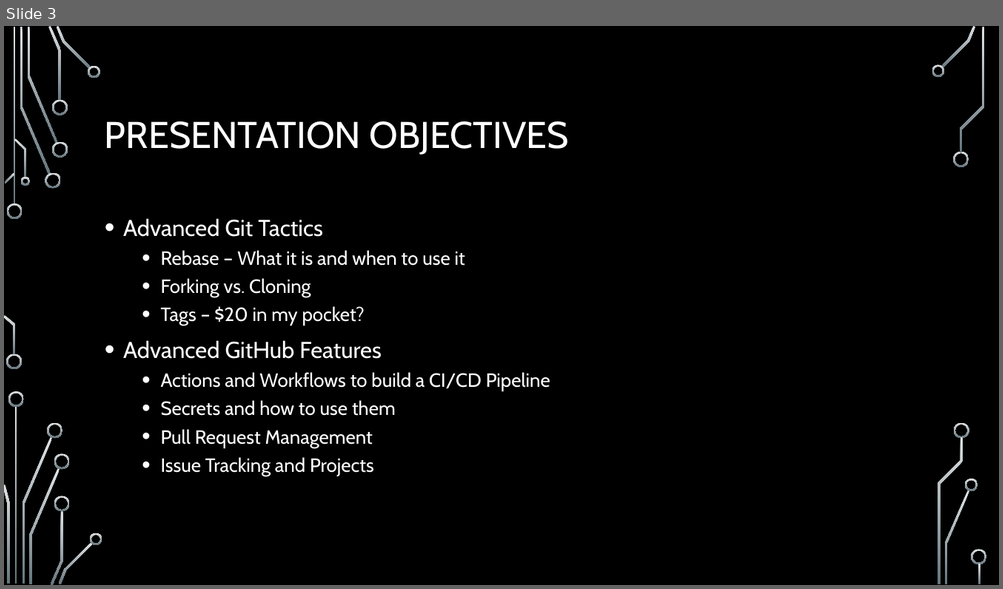
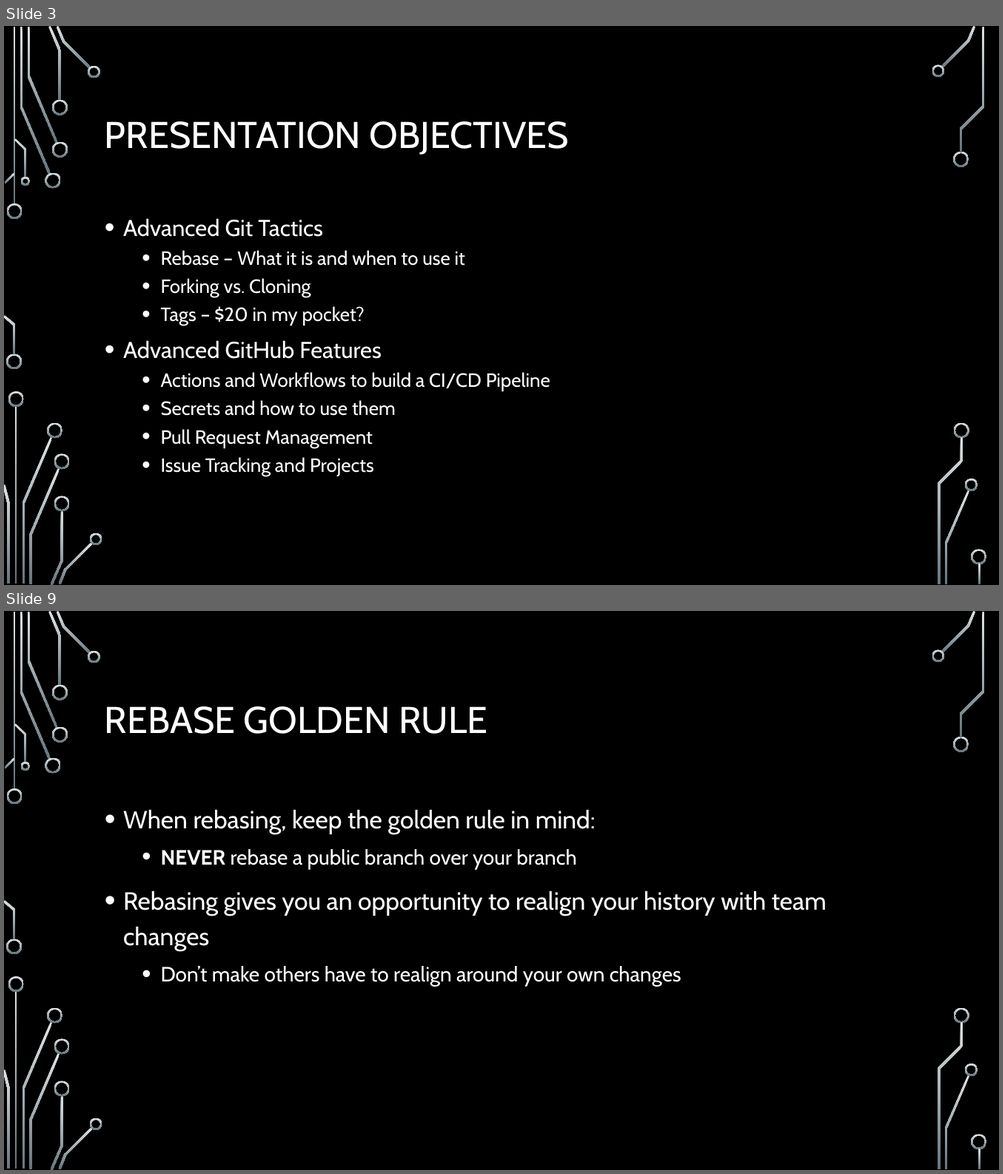
Before and after one commit to onideus/github-101-website, a slide deck: resources/Advanced github topics.pptx. Shown one above the other, each under a label of ours: slide 3 before the commit, slides 3 and 9 after it; the slides between them are not shown. The pictures are 1003x589 and 1003x1174 pixels, drawn with LibreOffice and Linux fonts; fonts in the diff are those of the drawing; background and template pictures are left out. Boxes give left, top, right and bottom in pixels: in the first picture for what was removed or moved away, otherwise in the second. Text is boxed around its words. In the diff, an @@ line names an element or a change of style, - is before the commit and + after.

```diff
--- a/resources/Advanced github topics.pptx
+++ b/resources/Advanced github topics.pptx
@@ slide 9 added at box(4, 611, 999, 1170), background picture (left out); not listed: 36 template elements that a slide beside it also shows @@
@@ title added at box(105, 706, 487, 734), 36 pt, text #FFFFFF @@
+REBASE GOLDEN RULE
@@ text added at box(123, 809, 826, 986), 24 pt, text #FFFFFF @@
+• When rebasing, keep the golden rule in mind:
+  • NEVER rebase a public branch over your branch
+• Rebasing gives you an opportunity to realign your history with team changes
+  • Don’t make others have to realign around your own changes
```
Also in this commit, not shown: 3 slides changed, 11 other slides added, 15 slides removed, 2 other files.
